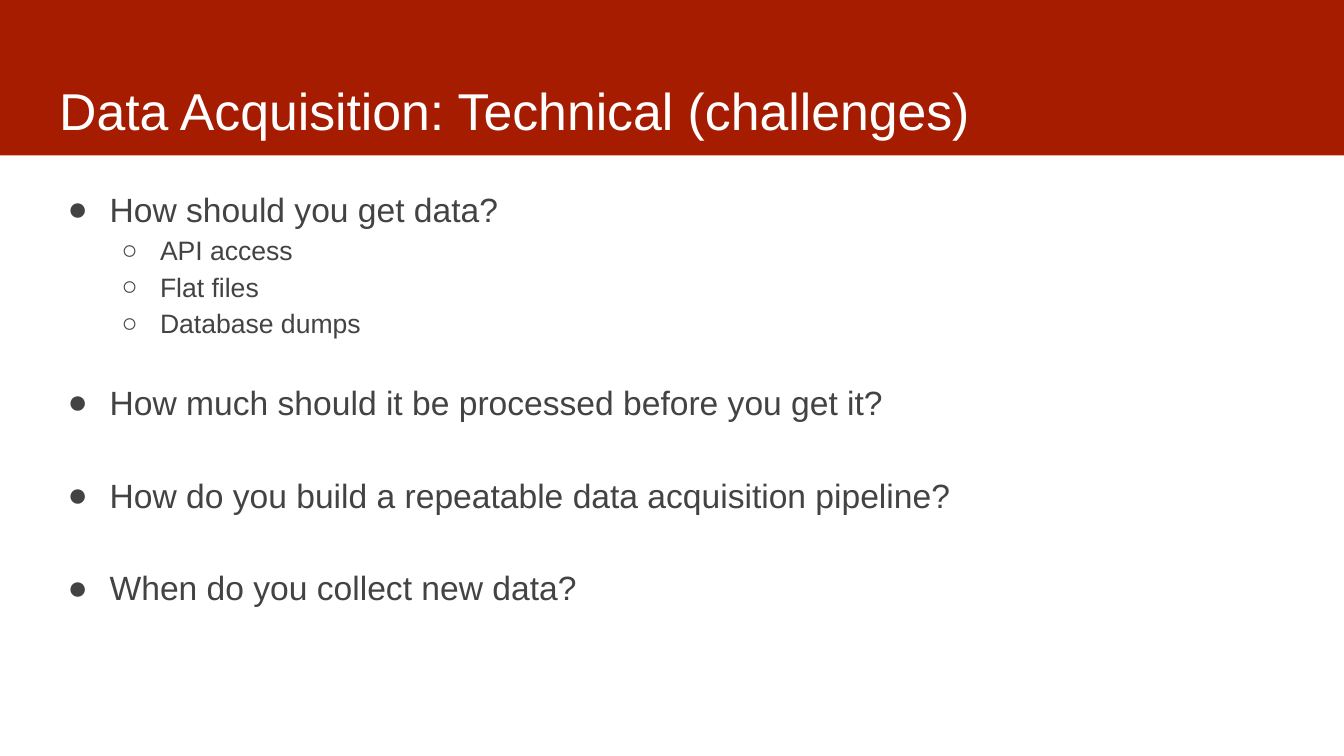
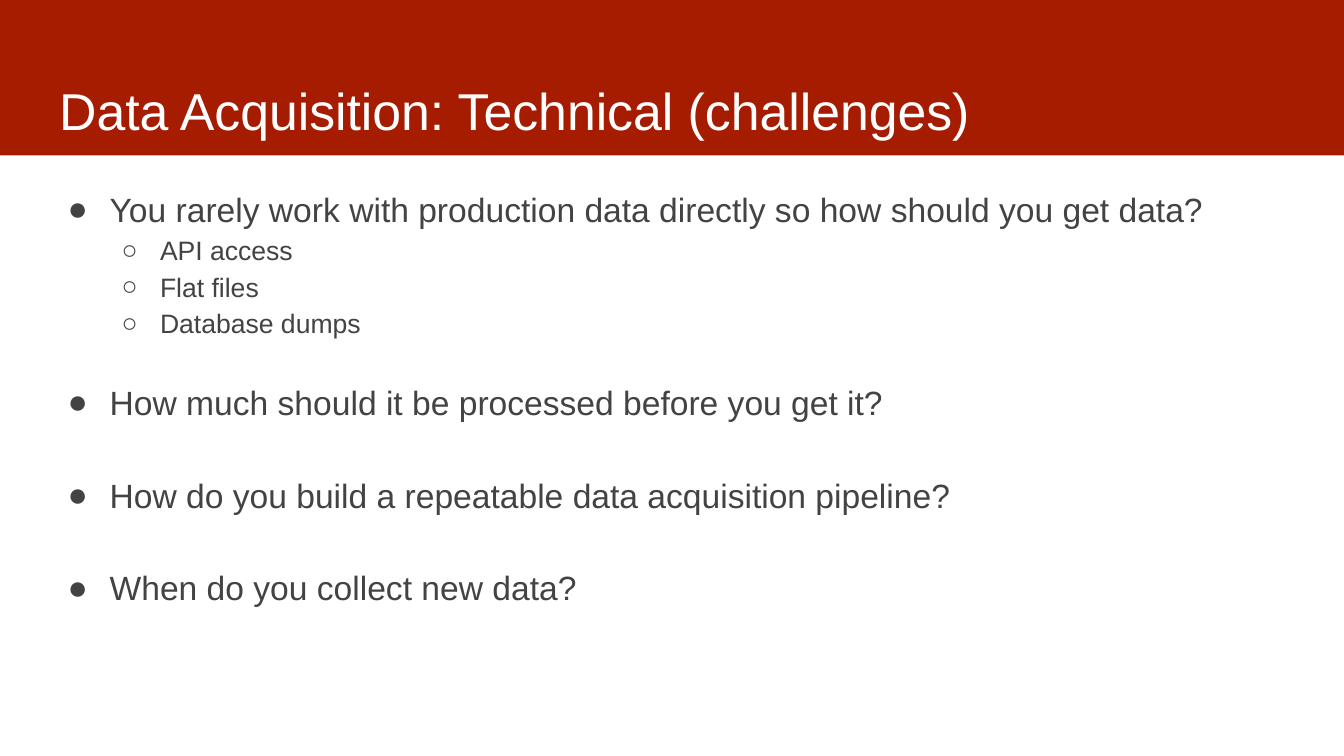
Before and after one commit to dssg/MLinPractice, a slide deck: slide 11 of Lectures/Lecture3-Data.pptx (slide 10 before the commit). Drawn at 1344x756 pixels with LibreOffice and Linux fonts; fonts in the diff are those of the drawing. Boxes give left, top, right and bottom in pixels: in the first picture for what was removed or moved away, otherwise in the second. Text is boxed around its words. In the diff, an @@ line names an element or a change of style, - is before the commit and + after.

```diff
--- a/Lectures/Lecture3-Data.pptx
+++ b/Lectures/Lecture3-Data.pptx
@@ text at <box>110,197,1203,229</box>: text changed @@
-● How should you get data?
+● You rarely work with production data directly so how should you get data?
```
Also in this commit, not shown: 5 other slides changed, 1 slide added.
